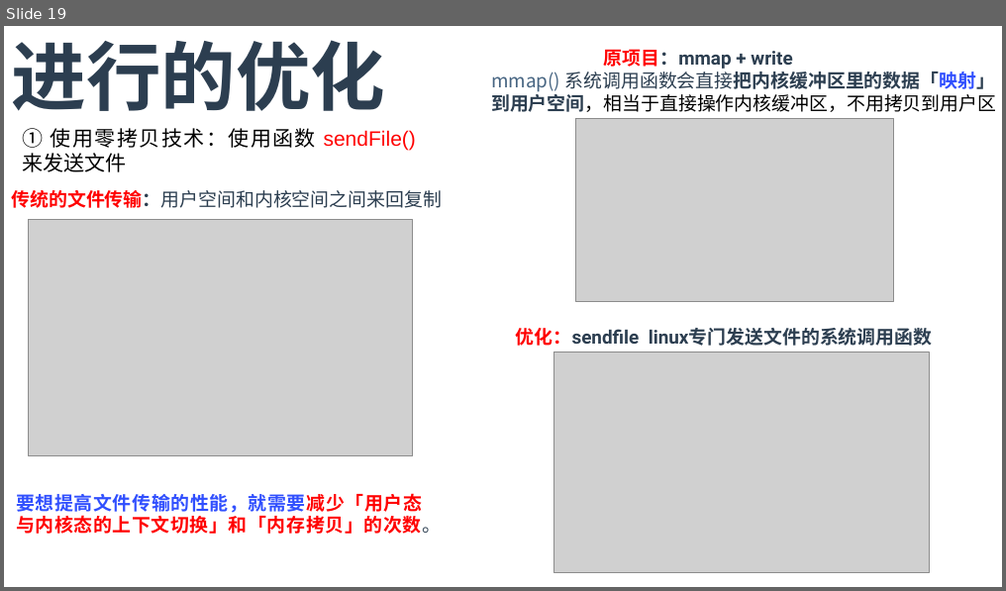
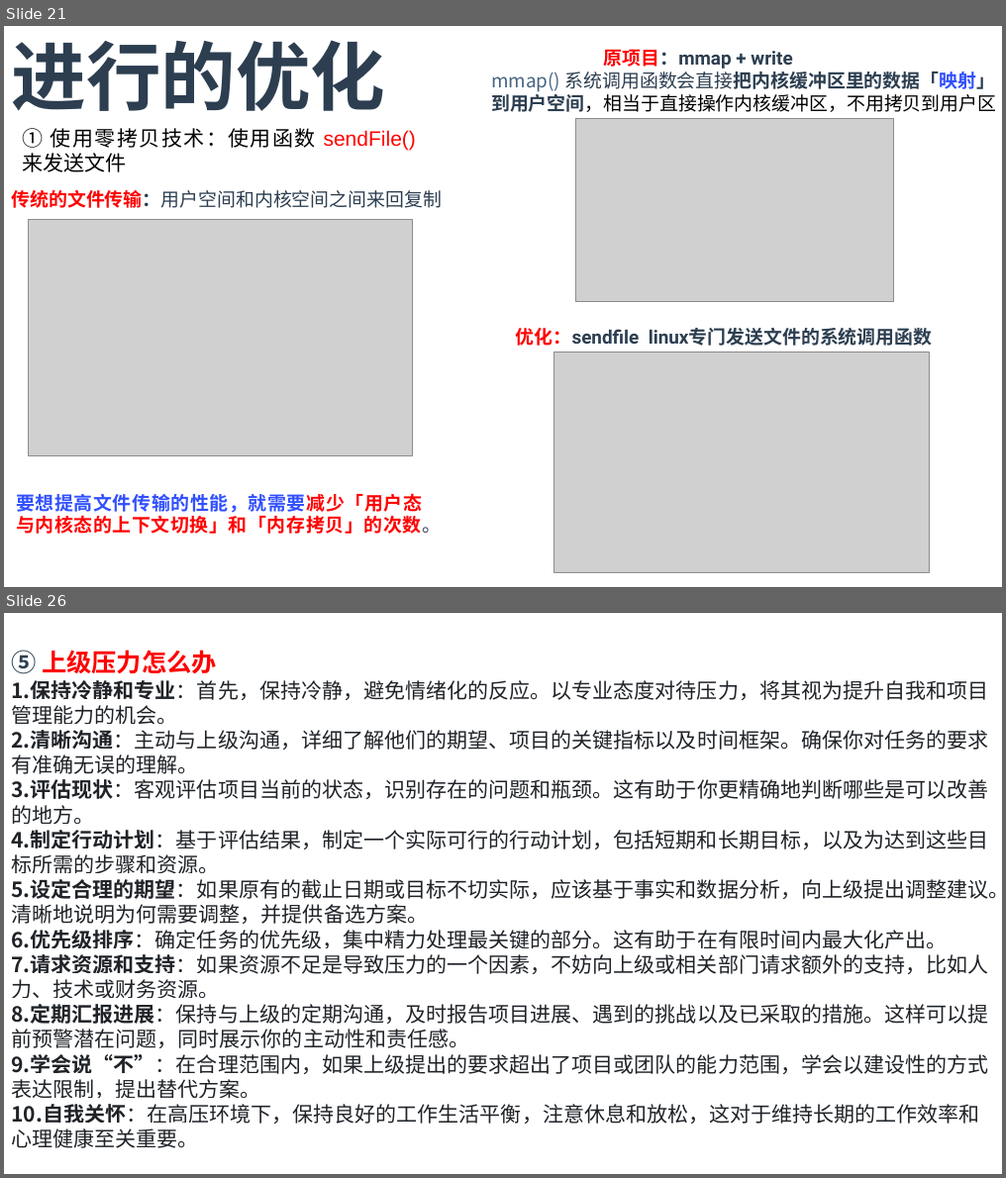
Before and after one commit to T0kisaki-Kurumi/LeetCode, a slide deck: 实习/面试.pptx. Shown one above the other, each under a label of ours: slide 19 before the commit, slides 21 and 26 after it; the slides between them are not shown. The pictures are 1006x591 and 1006x1178 pixels, drawn with LibreOffice and Linux fonts; fonts in the diff are those of the drawing; grey boxes stand for pictures. Boxes give left, top, right and bottom in pixels: in the first picture for what was removed or moved away, otherwise in the second. Text is boxed around its words. In the diff, an @@ line names an element or a change of style, - is before the commit and + after.

```diff
--- a/实习/面试.pptx
+++ b/实习/面试.pptx
@@ slide 26 added at (4, 613, 1002, 1174), background #FFFFFF @@
@@ text added at (11, 650, 1002, 1149), 20 pt, text #1F2328 @@
+⑤ 上级压力怎么办
+1. 保持冷静和专业：首先，保持冷静，避免情绪化的反应。以专业态度对待压力，将其视为提升自我和项目管理能力的机会。
+2. 清晰沟通：主动与上级沟通，详细了解他们的期望、项目的关键指标以及时间框架。确保你对任务的要求有准确无误的理解。
+3. 评估现状：客观评估项目当前的状态，识别存在的问题和瓶颈。这有助于你更精确地判断哪些是可以改善的地方。
+4. 制定行动计划：基于评估结果，制定一个实际可行的行动计划，包括短期和长期目标，以及为达到这些目标所需的步骤和资源。
+5. 设定合理的期望：如果原有的截止日期或目标不切实际，应该基于事实和数据分析，向上级提出调整建议。清晰地说明为何需要调整，并提供备选方案。
+6. 优先级排序：确定任务的优先级，集中精力处理最关键的部分。这有助于在有限时间内最大化产出。
+7. 请求资源和支持：如果资源不足是导致压力的一个因素，不妨向上级或相关部门请求额外的支持，比如人力、技术或财务资源。
+8. 定期汇报进展：保持与上级的定期沟通，及时报告项目进展、遇到的挑战以及已采取的措施。这样可以提前预警潜在问题，同时展示你的主动性和责任感。
+9. 学会说“不”：在合理范围内，如果上级提出的要求超出了项目或团队的能力范围，学会以建设性的方式表达限制，提出替代方案。
+10. 自我关怀：在高压环境下，保持良好的工作生活平衡，注意休息和放松，这对于维持长期的工作效率和心理健康至关重要。
@@ what was slide 19 is now slide 21 @@
```
Also in this commit, not shown: 2 slides changed, 10 other slides added, 5 other files.
